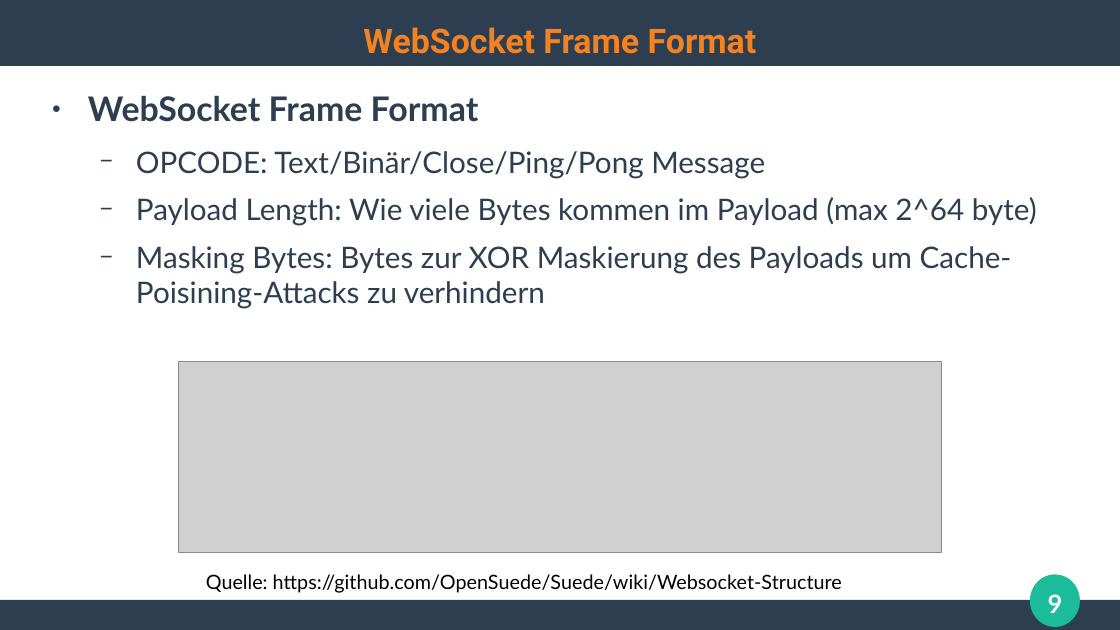
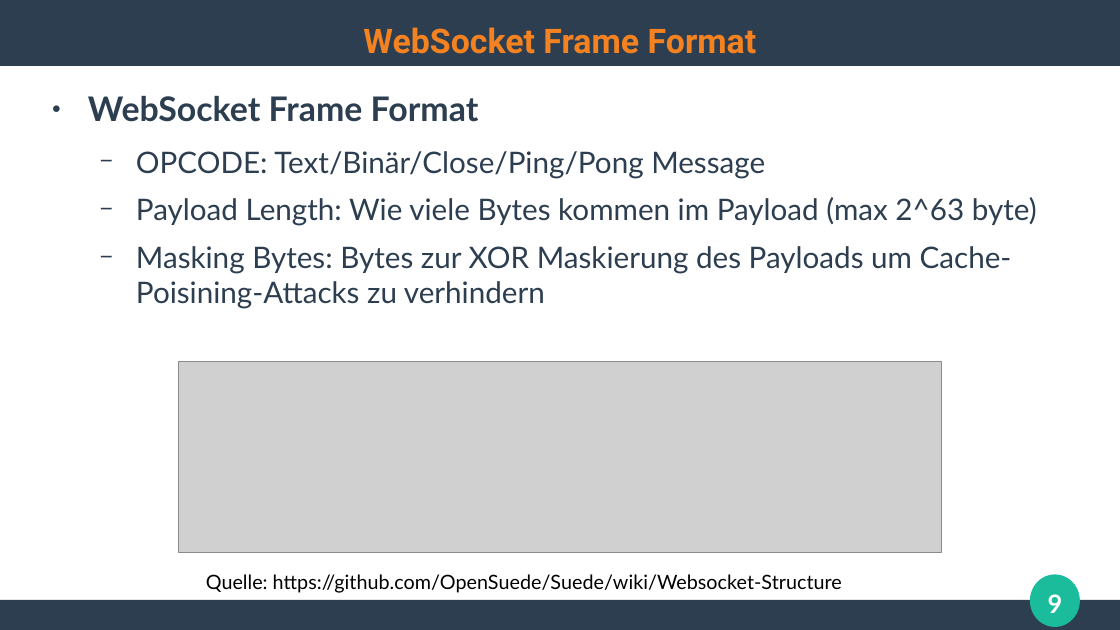
Before and after one commit to ghandmann/HS-AlbSig-WebAnwendungen2, a slide deck: slide 9 of Kapitel/08_WebSockets.odp. Drawn at 1120x630 pixels with LibreOffice and Linux fonts; fonts in the diff are those of the drawing; grey boxes stand for pictures. Boxes give left, top, right and bottom in pixels: in the first picture for what was removed or moved away, otherwise in the second. Text is boxed around its words. In the diff, an @@ line names an element or a change of style, - is before the commit and + after.

Commit message:
fix payload calculation

```diff
--- a/Kapitel/08_WebSockets.odp
+++ b/Kapitel/08_WebSockets.odp
@@ text at [136,197,1037,226]: text changed @@
-  − Payload Length: Wie viele Bytes kommen im Payload (max 2^64 byte)
+  − Payload Length: Wie viele Bytes kommen im Payload (max 2^63 byte)
```
